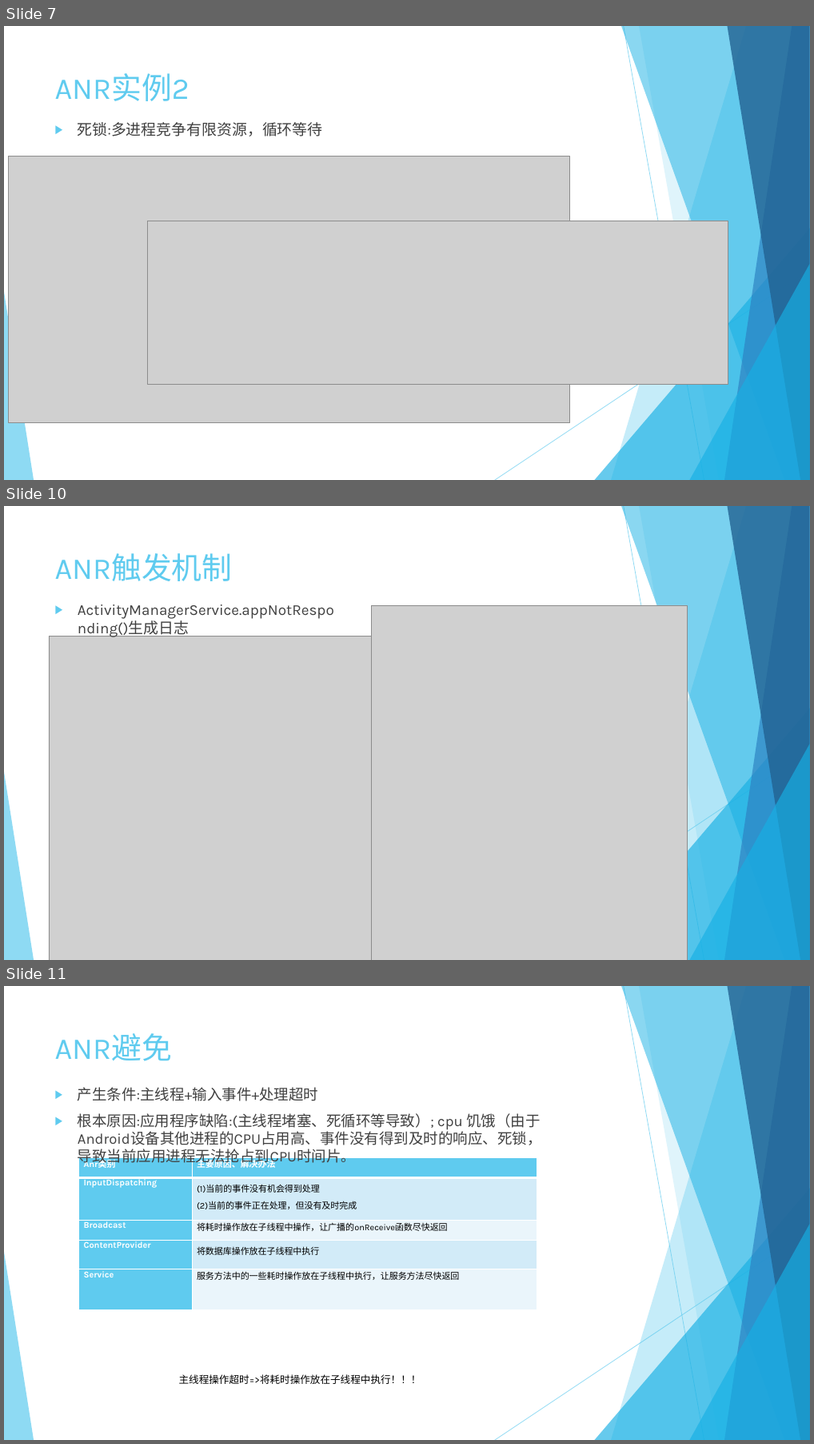
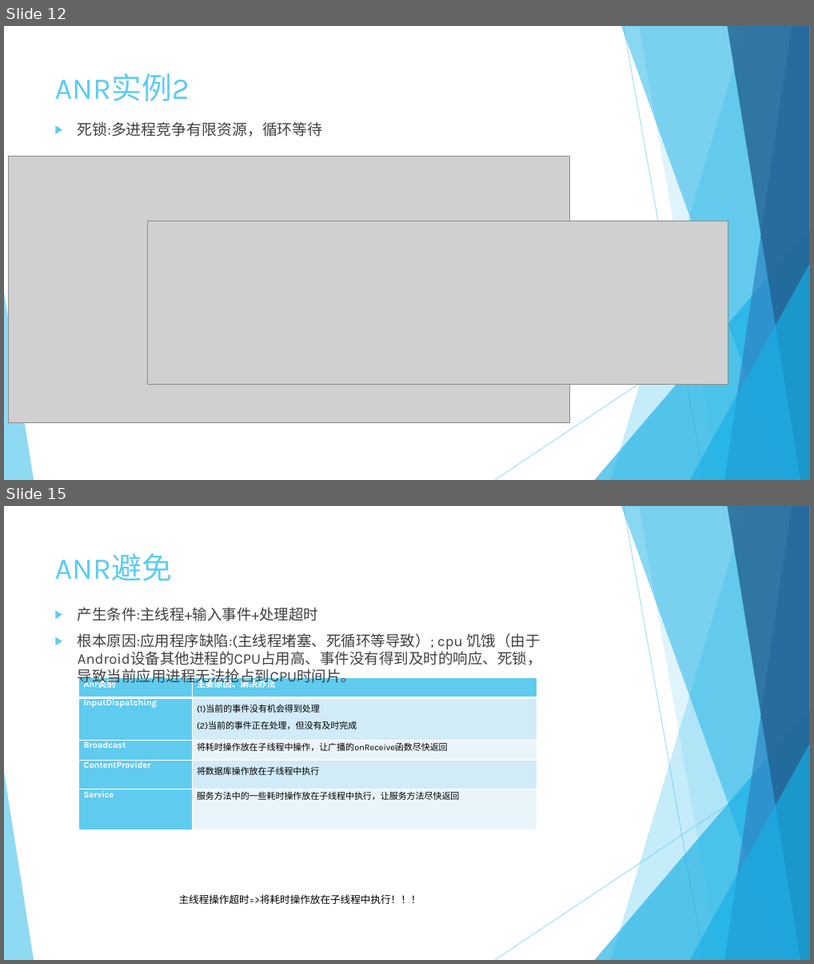
Before and after one commit to keyguansz/asys, a slide deck: debug/ANR原理简介.pptx. Shown one above the other, each under a label of ours: slides 7, 10 and 11 before the commit, slides 12 and 15 after it; the slides between them are not shown. The pictures are 814x1444 and 814x964 pixels, drawn with LibreOffice and Linux fonts; fonts in the diff are those of the drawing; grey boxes stand for pictures. Boxes give left, top, right and bottom in pixels: in the first picture for what was removed or moved away, otherwise in the second. Text is boxed around its words. In the diff, an @@ line names an element or a change of style, - is before the commit and + after.

```diff
--- a/debug/ANR原理简介.pptx
+++ b/debug/ANR原理简介.pptx
@@ slide 10 removed at box(4, 506, 810, 960), background #FFFFFF; not listed: 10 template elements that a slide beside it also shows @@
@@ text removed at box(55, 553, 233, 581) @@
-ANR触发机制
@@ text removed at box(78, 604, 334, 638) @@
-▶ ActivityManagerService.appNotResponding()生成日志
@@ picture removed at box(371, 605, 687, 960) @@
@@ picture removed at box(49, 636, 371, 960) @@
@@ what was slide 7 is now slide 12 @@
@@ what was slide 11 is now slide 15 @@
```
Also in this commit, not shown: 3 slides changed, 8 slides added, 3 other slides removed, 46 other files.
